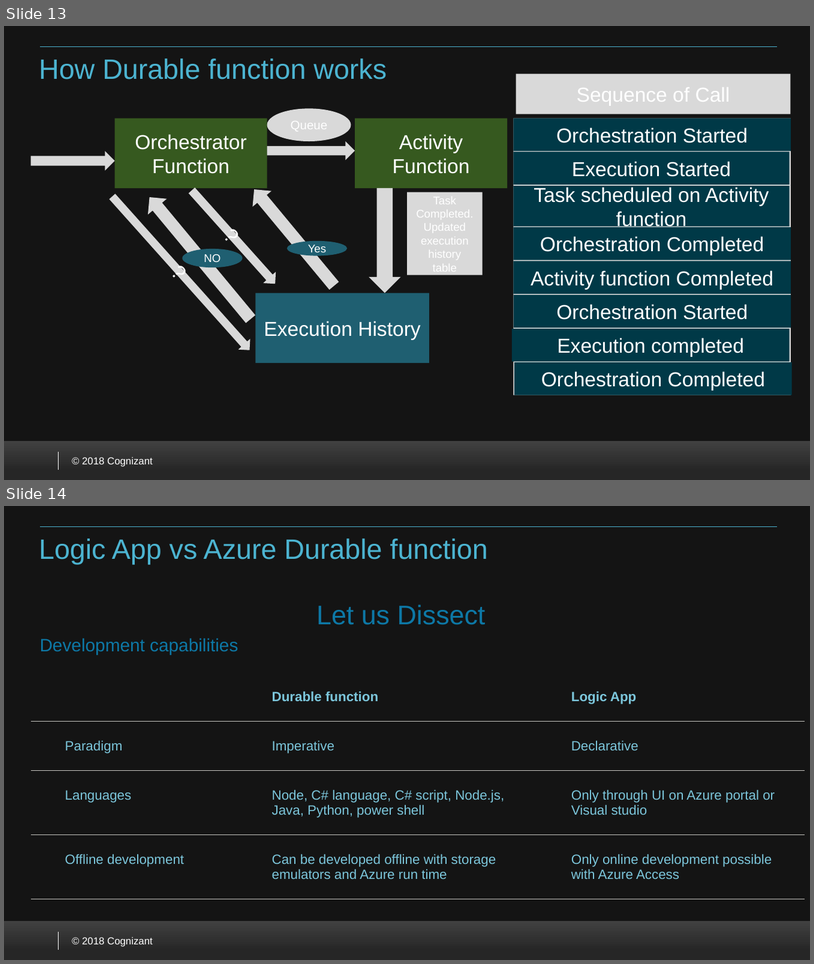
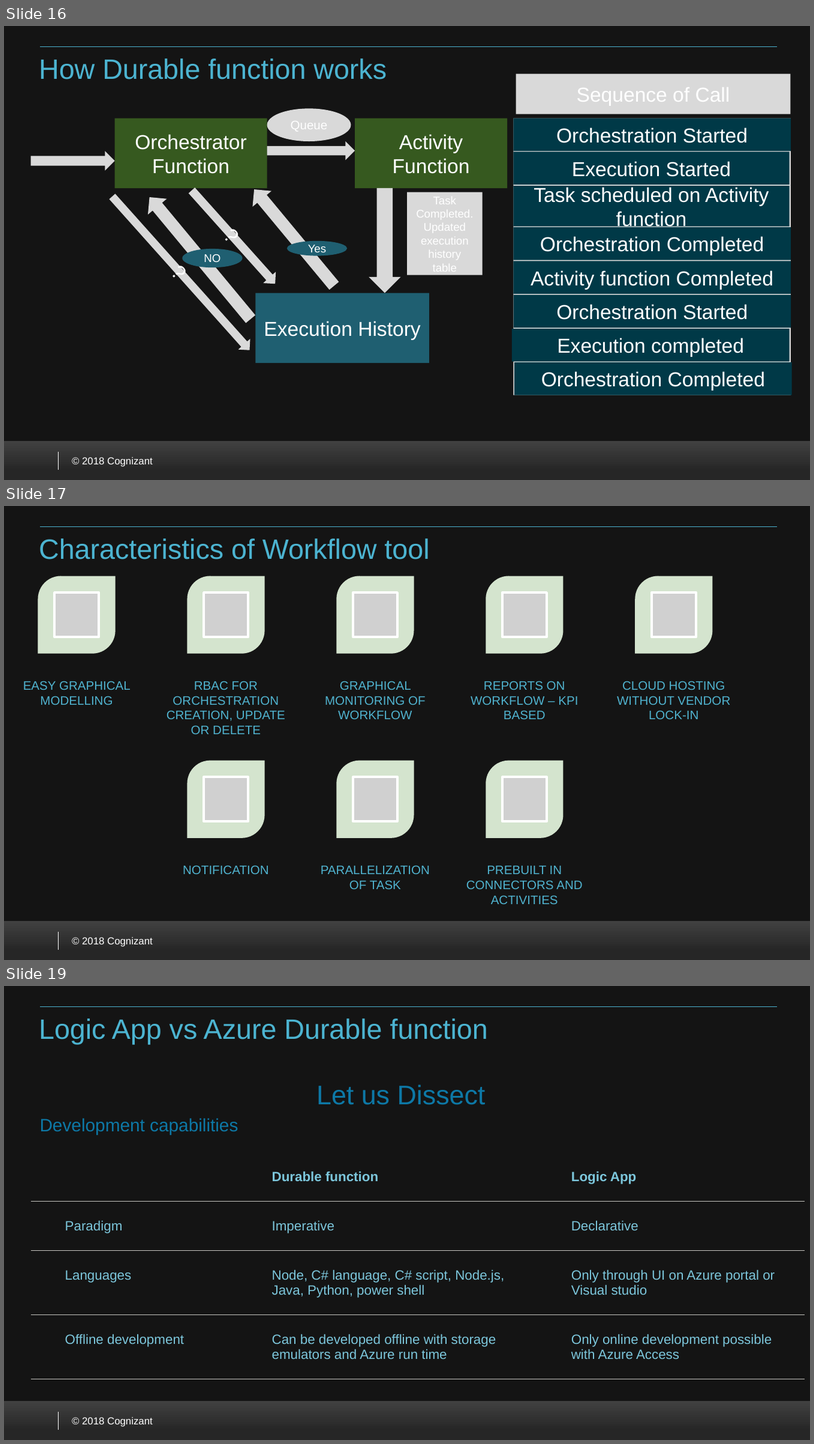
Before and after one commit to VenkateshSrini/MyDocuments, a slide deck: Azurefunction 2.0.pptx. Shown one above the other, each under a label of ours: slides 13 and 14 before the commit, slides 16, 17 and 19 after it; the slides between them are not shown. The pictures are 814x964 and 814x1444 pixels, drawn with LibreOffice and Linux fonts; fonts in the diff are those of the drawing; grey boxes stand for pictures; background and template pictures are left out. Boxes give left, top, right and bottom in pixels: in the first picture for what was removed or moved away, otherwise in the second. Text is boxed around its words. In the diff, an @@ line names an element or a change of style, - is before the commit and + after.

```diff
--- a/Azurefunction 2.0.pptx
+++ b/Azurefunction 2.0.pptx
@@ slide 17 added at (x1=4, y1=506, x2=810, y2=960), background #FFFFFF; not listed: 5 template elements that a slide beside it also shows @@
@@ title added at (x1=39, y1=538, x2=429, y2=559), 25 pt, text #4CB4D1 @@
+Characteristics of Workflow tool
@@ group added at (x1=23, y1=576, x2=731, y2=904): 8 round diag rects, 8 pictures, 8 texts @@
+EASY GRAPHICAL MODELLING
+RBAC FOR ORCHESTRATION CREATION, UPDATE OR DELETE
+GRAPHICAL MONITORING OF WORKFLOW
+REPORTS ON WORKFLOW – KPI BASED
+CLOUD HOSTING WITHOUT VENDOR LOCK-IN
+NOTIFICATION
+PARALLELIZATION OF TASK
+PREBUILT IN CONNECTORS AND ACTIVITIES
@@ what was slide 13 is now slide 16 @@
@@ what was slide 14 is now slide 19 @@
```
Also in this commit, not shown: 6 slides changed, 4 other slides added.
